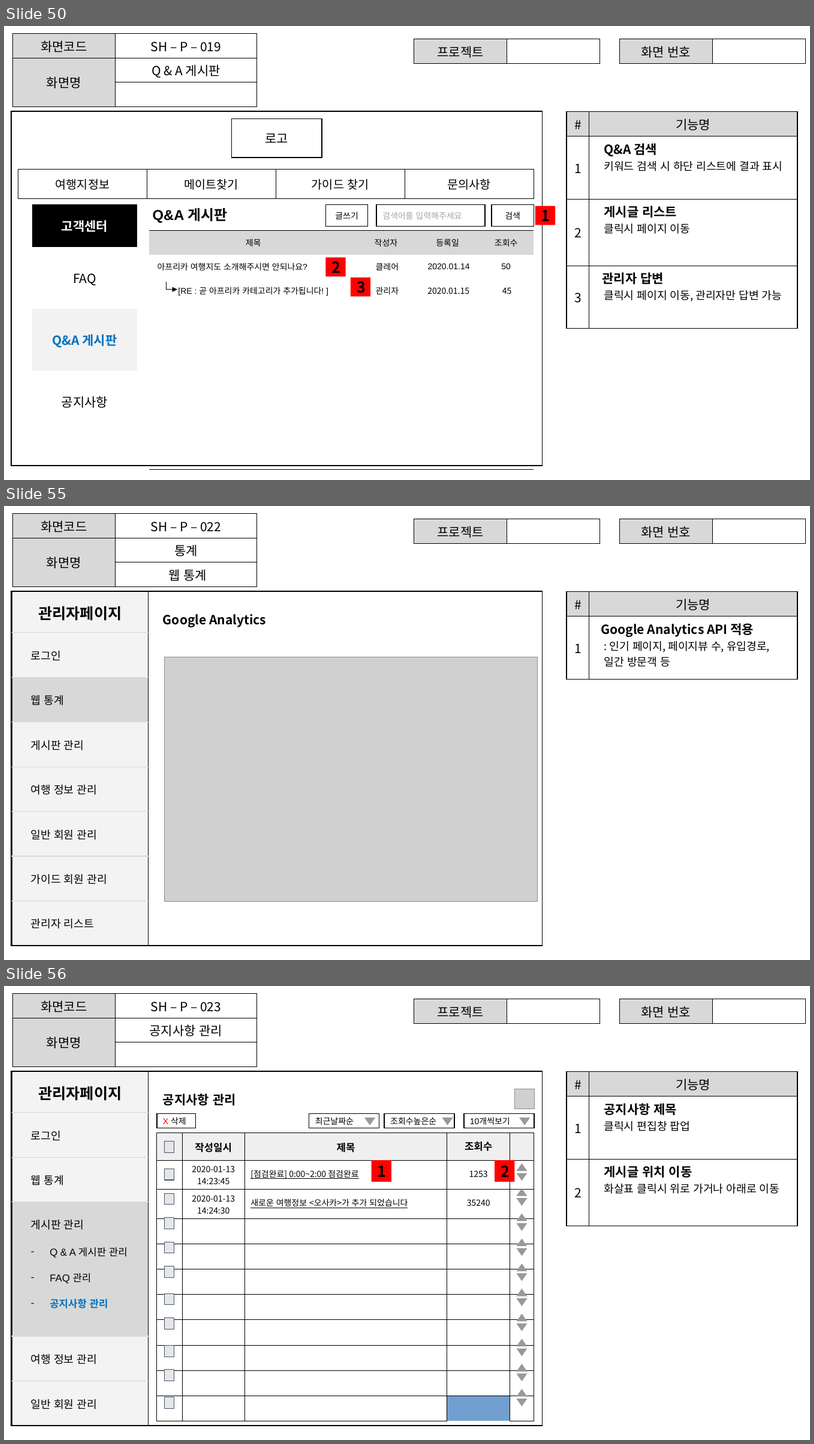
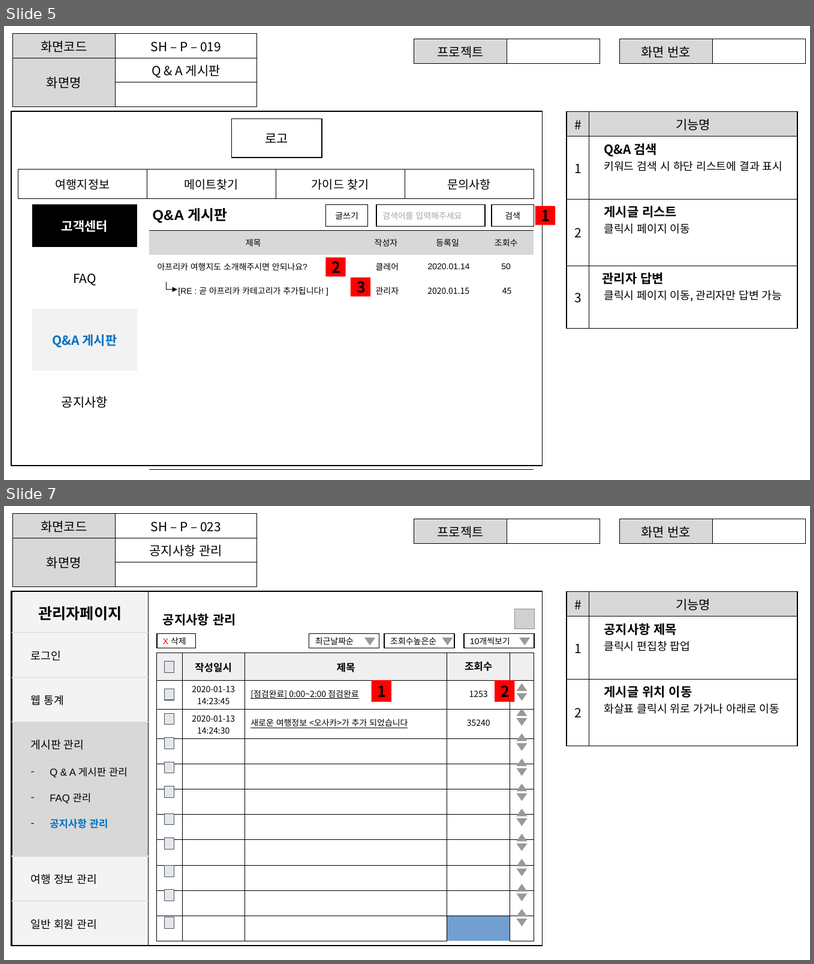
Before and after one commit to ezenteam2/TripMate, a slide deck: 2조 project02 - 서희.pptx. Shown one above the other, each under a label of ours: slides 50, 55 and 56 before the commit, slides 5 and 7 after it; the slides between them are not shown. The pictures are 814x1444 and 814x964 pixels, drawn with LibreOffice and Linux fonts; fonts in the diff are those of the drawing; grey boxes stand for pictures; background and template pictures are left out. Boxes give left, top, right and bottom in pixels: in the first picture for what was removed or moved away, otherwise in the second. Text is boxed around its words. In the diff, an @@ line names an element or a change of style, - is before the commit and + after.

```diff
--- a/2조 project02 - 서희.pptx
+++ b/2조 project02 - 서희.pptx
@@ slide 55 removed at [4, 506, 810, 960], background #FFFFFF @@
@@ table removed at [12, 514, 257, 708], 3 rows, 2 columns @@
-화면코드 | SH – P – 022
-화면명 | 통계
- | 웹 통계
@@ table removed at [414, 519, 600, 540], 1 rows, 2 columns @@
-프로젝트 | 
@@ table removed at [620, 519, 806, 540], 1 rows, 2 columns @@
-화면 번호 | 
@@ rectangle removed at [11, 591, 542, 945] @@
@@ table removed at [12, 591, 149, 945], 8 rows, 1 columns @@
-관리자페이지
-로그인
-웹 통계
-게시판 관리
-여행 정보 관리
-일반 회원 관리
-가이드 회원 관리
-관리자 리스트
@@ table removed at [567, 591, 798, 679], 2 rows, 2 columns @@
-# | 기능명
-1 | Google Analytics API 적용 / : 인기 페이지, 페이지뷰 수, 유입경로, 일간 방문객 등
@@ rectangle removed at [157, 608, 318, 630] @@
-Google Analytics
@@ picture removed at [165, 657, 537, 901] @@
@@ what was slide 50 is now slide 5 @@
@@ what was slide 56 is now slide 7 @@
```
Also in this commit, not shown: 11 slides added, 59 other slides removed.
